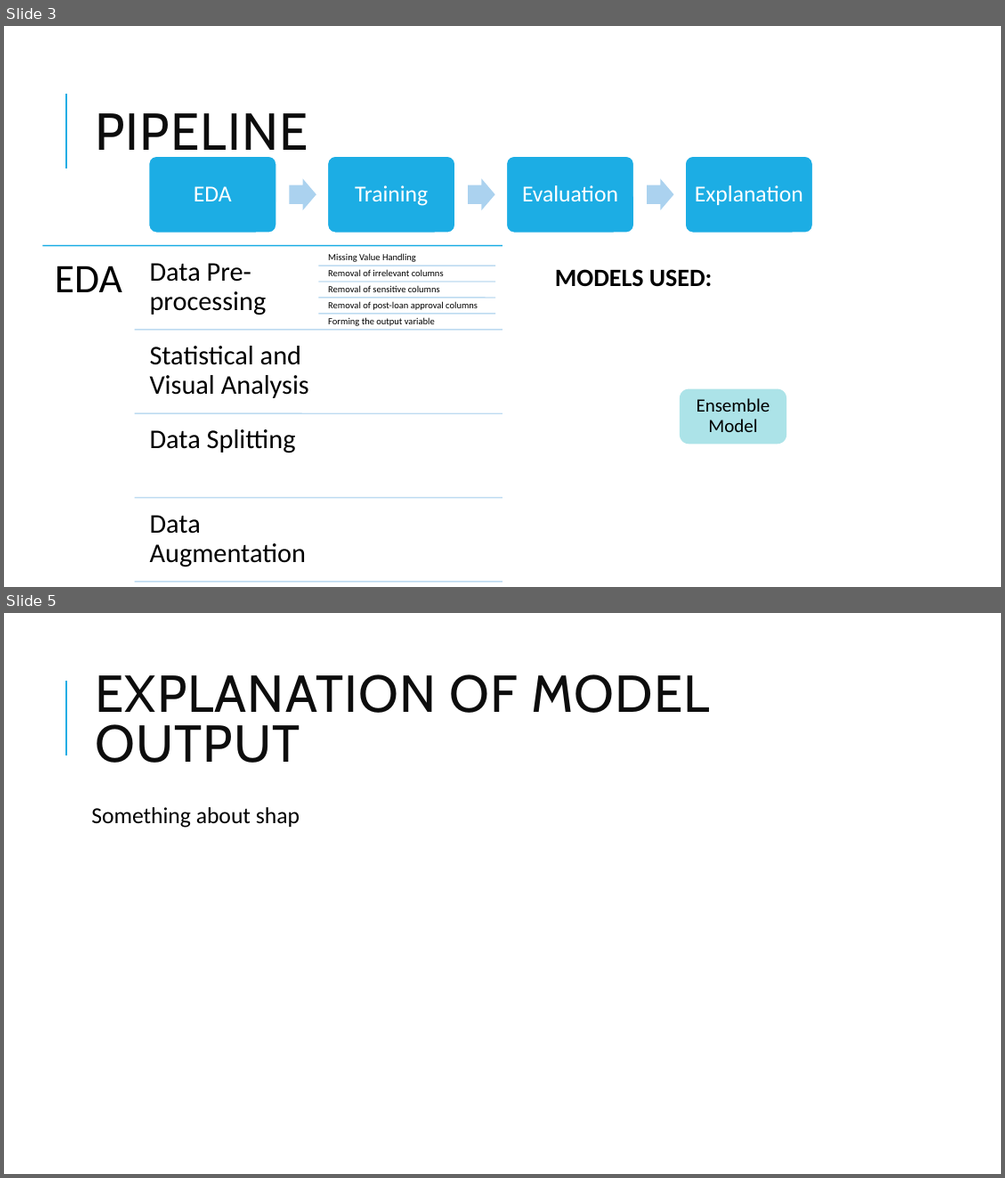
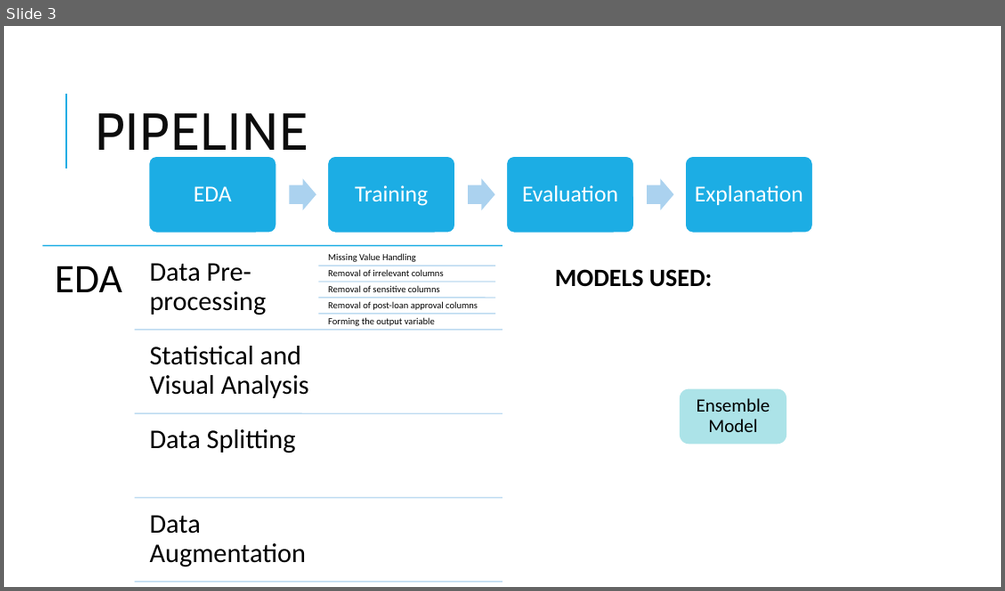
Before and after one commit to unnati026/JPMC-Case-Study, a slide deck: JPMC CCB Risk Modelling Case Study.pptx. Shown one above the other, each under a label of ours: slides 3 and 5 before the commit, slide 3 after it; the slides between them are not shown. The pictures are 1005x1178 and 1005x591 pixels, drawn with LibreOffice and Linux fonts; fonts in the diff are those of the drawing. Boxes give left, top, right and bottom in pixels: in the first picture for what was removed or moved away, otherwise in the second. Text is boxed around its words. In the diff, an @@ line names an element or a change of style, - is before the commit and + after.

```diff
--- a/JPMC CCB Risk Modelling Case Study.pptx
+++ b/JPMC CCB Risk Modelling Case Study.pptx
@@ slide 5 removed at [4,613,1001,1174], background #FFFFFF; not listed: 1 template element that a slide beside it also shows @@
@@ title removed at [95,674,710,763] @@
-EXPLANATION OF MODEL OUTPUT
@@ text removed at [91,807,299,827] @@
-Something about shap
```
Also in this commit, not shown: 1 slide changed, 3 slides added, 1 other slide removed, 1 other file.
